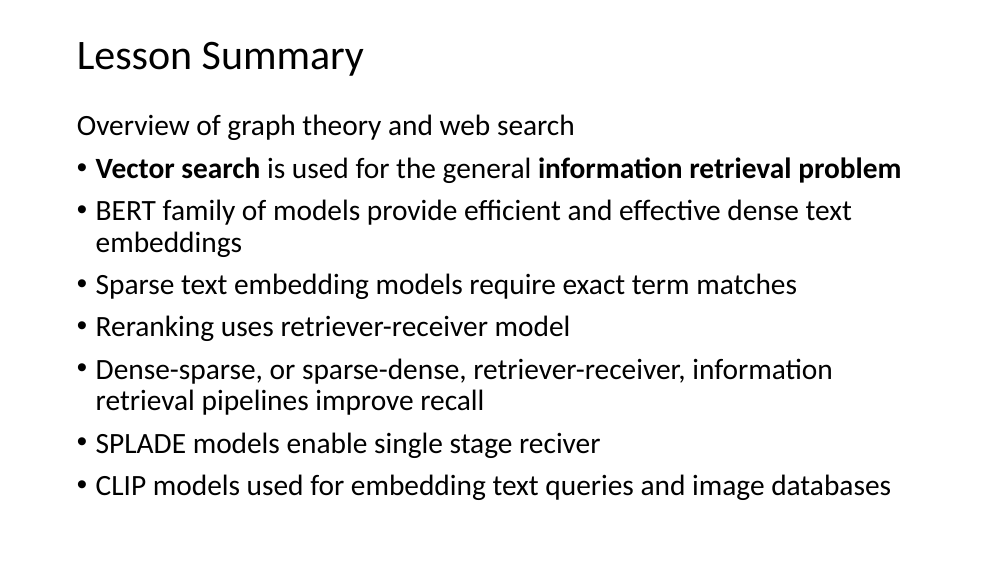
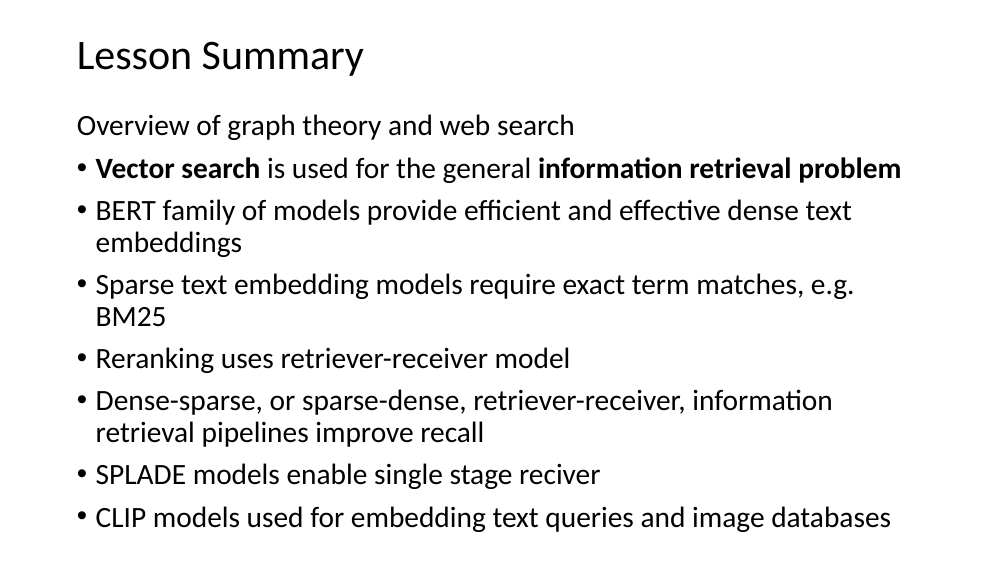
Before and after one commit to StephenElston/CSCI-E-108, a slide deck: slide 71 of slides/10_InformationRetrievalSearch.pptx. Drawn at 1008x567 pixels with LibreOffice and Linux fonts; fonts in the diff are those of the drawing. Boxes give left, top, right and bottom in pixels: in the first picture for what was removed or moved away, otherwise in the second. Text is boxed around its words. In the diff, an @@ line names an element or a change of style, - is before the commit and + after.

```diff
--- a/slides/10_InformationRetrievalSearch.pptx
+++ b/slides/10_InformationRetrievalSearch.pptx
@@ text at (96, 273, 855, 327): text changed @@
-• Sparse text embedding models require exact term matches
+• Sparse text embedding models require exact term matches, e.g. BM25
```
Also in this commit, not shown: 7 other slides changed.
